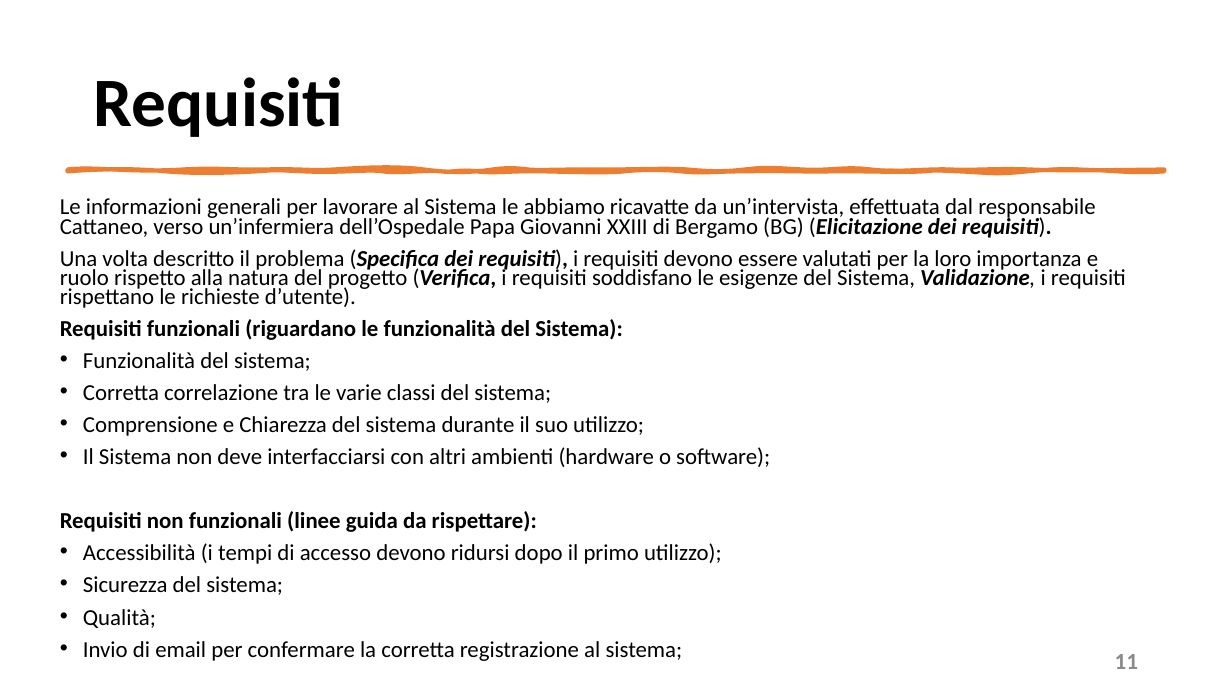
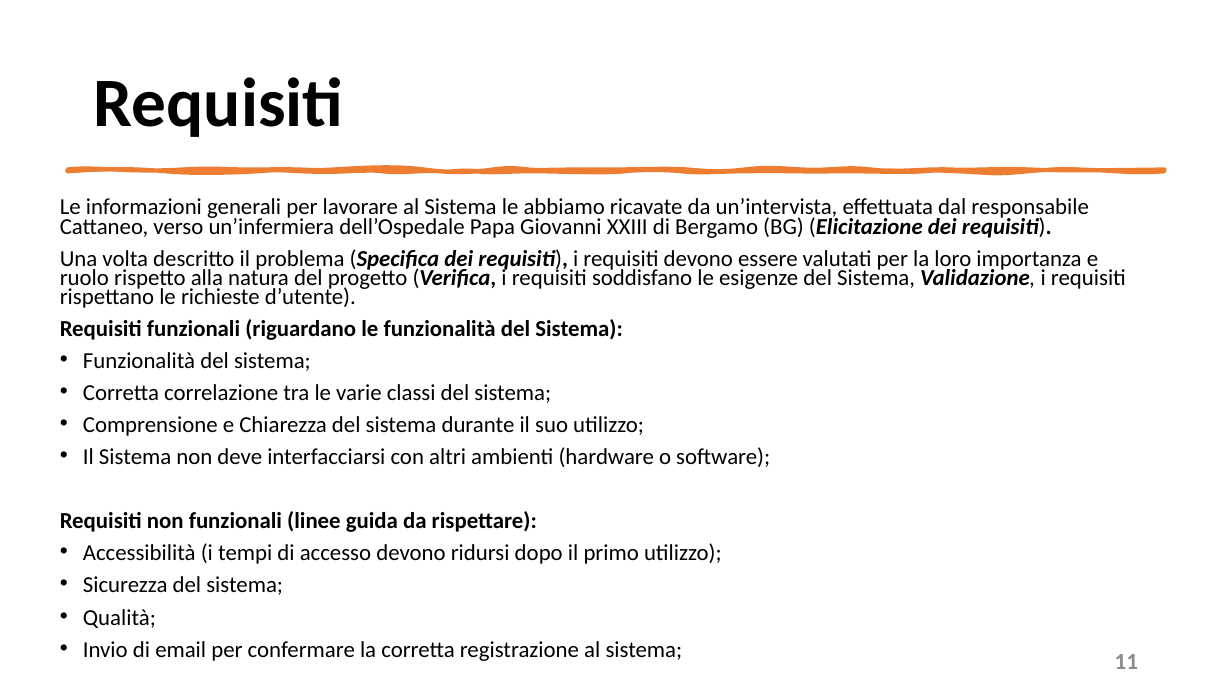
Before and after one commit to mangilimatteo/Progetto_Ingegneria_Software_Cattaneo_Mangili_Saini, a slide deck: slide 11 of Presentazione/Presentazione_Progetto.pptx. Drawn at 1232x693 pixels with LibreOffice and Linux fonts; fonts in the diff are those of the drawing. Boxes give left, top, right and bottom in pixels: in the first picture for what was removed or moved away, otherwise in the second. Text is boxed around its words. In the diff, an @@ line names an element or a change of style, - is before the commit and + after.

```diff
--- a/Presentazione/Presentazione_Progetto.pptx
+++ b/Presentazione/Presentazione_Progetto.pptx
@@ text at bbox=[60, 198, 1088, 238]: text changed @@
-Le informazioni generali per lavorare al Sistema le abbiamo ricavatte da un’intervista, effettuata dal responsabile Cattaneo, verso un’infermiera dell’Ospedale Papa Giovanni XXIII di Bergamo (BG) (Elicitazione dei requisiti).
+Le informazioni generali per lavorare al Sistema le abbiamo ricavate da un’intervista, effettuata dal responsabile Cattaneo, verso un’infermiera dell’Ospedale Papa Giovanni XXIII di Bergamo (BG) (Elicitazione dei requisiti).
```
Also in this commit, not shown: 8 other slides changed, 1 slide added.
